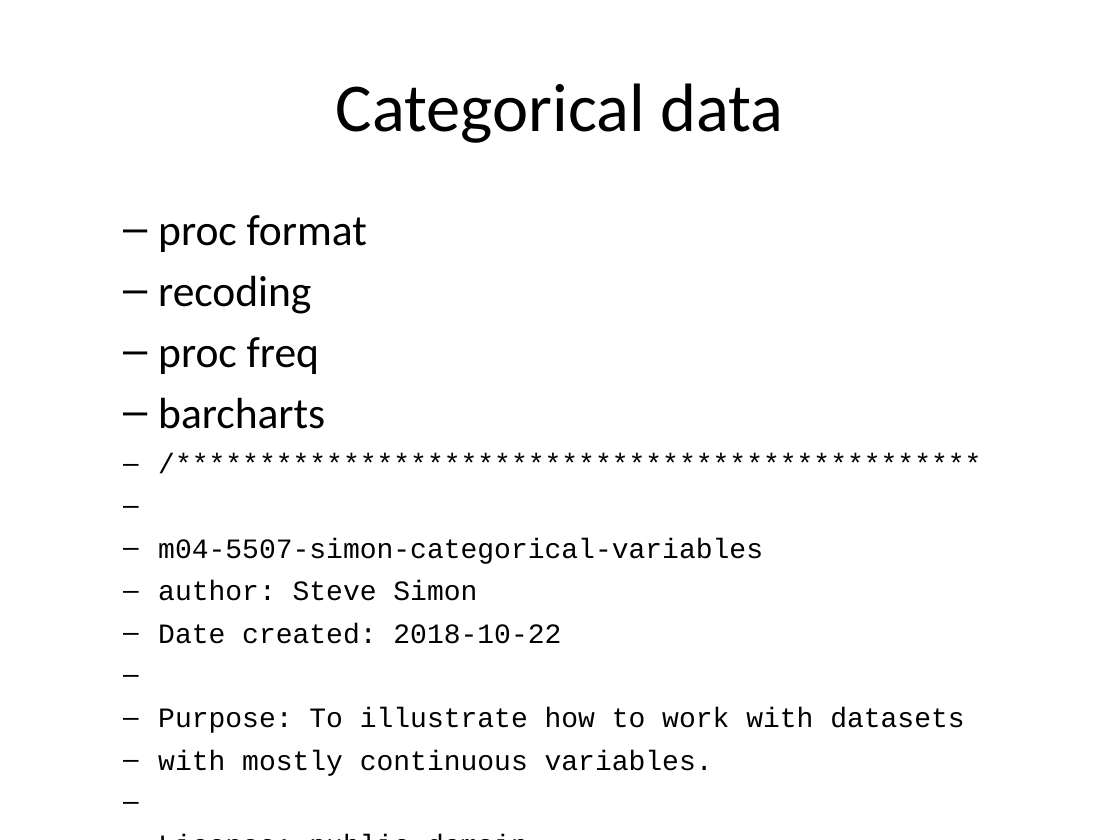
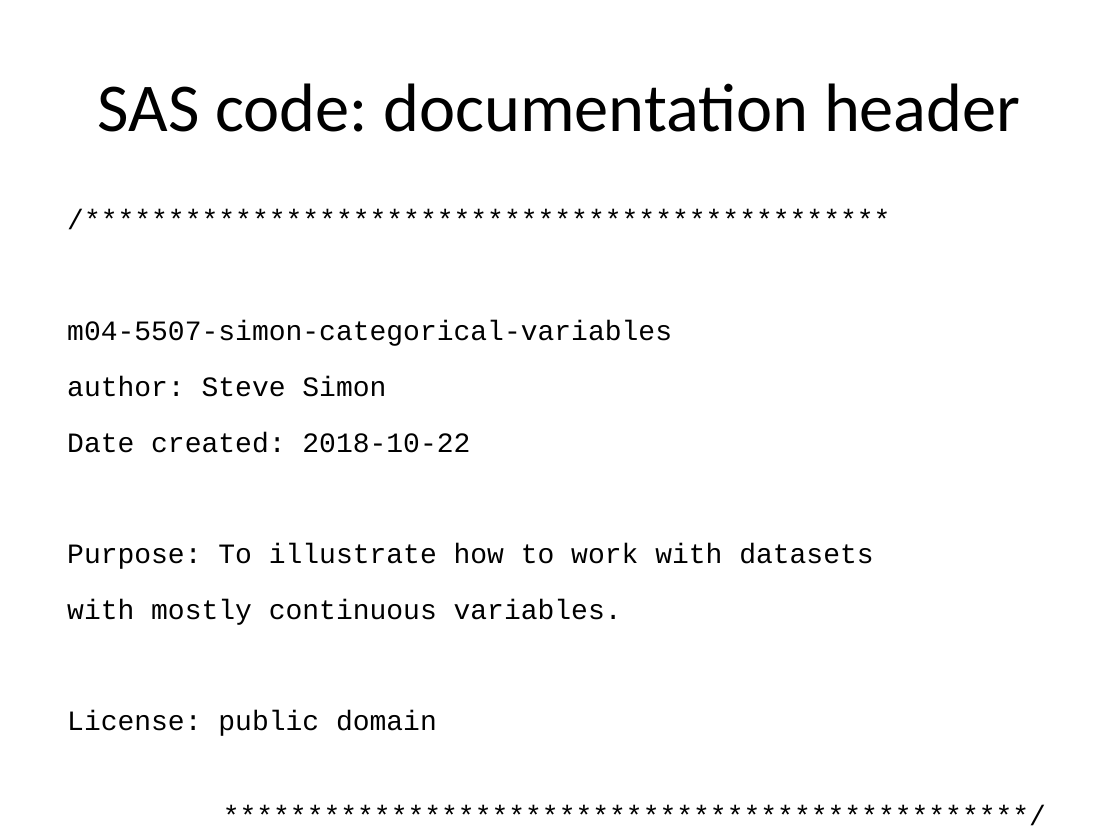
Before and after one commit to pmean/introduction-to-SAS, a slide deck: slide 4 of results/m04-slides-and-speaker-notes.pptx (slide 3 before the commit). Drawn at 1120x840 pixels with LibreOffice and Linux fonts; fonts in the diff are those of the drawing. Boxes give left, top, right and bottom in pixels: in the first picture for what was removed or moved away, otherwise in the second. Text is boxed around its words. In the diff, an @@ line names an element or a change of style, - is before the commit and + after.

```diff
--- a/results/m04-slides-and-speaker-notes.pptx
+++ b/results/m04-slides-and-speaker-notes.pptx
@@ title at (98,83,1020,132): text changed @@
-Categorical data
+SAS code: documentation header
@@ text at (158,215,367,429): paragraphs removed @@
-  – proc format
-  – recoding
-  – proc freq
-  – barcharts
```
Also in this commit, not shown: 12 other slides changed, 20 slides added, 3 slides removed, 18 other files.
